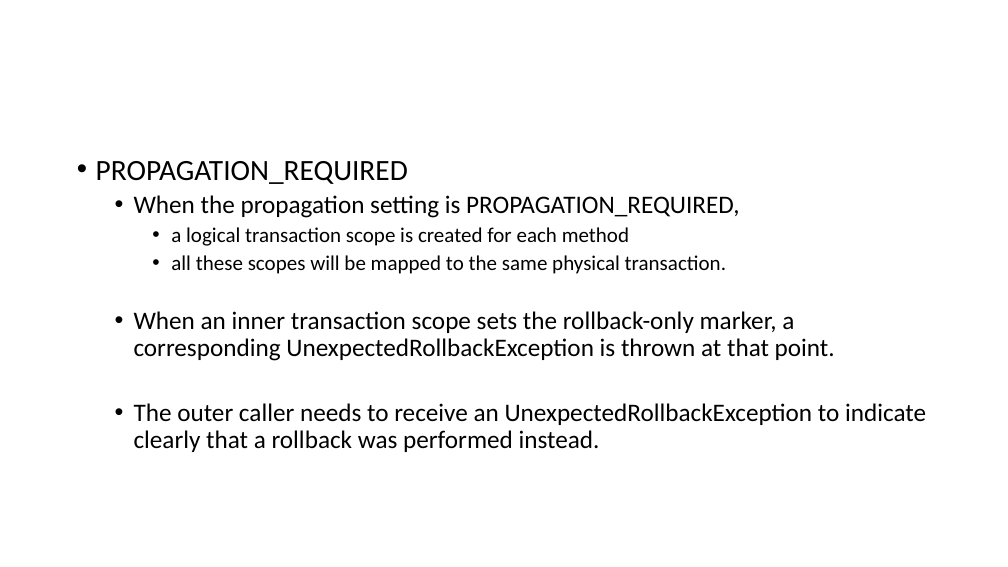
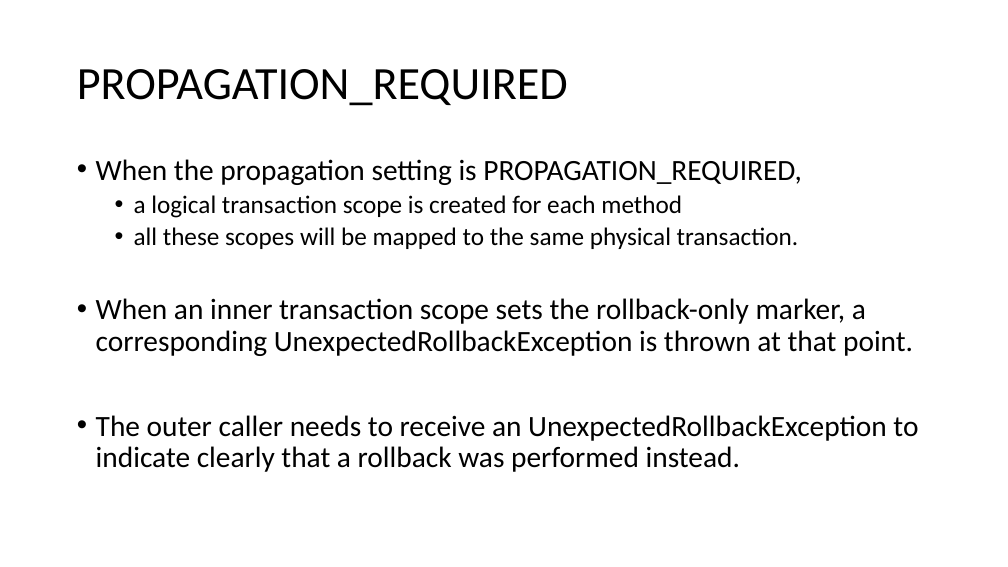
Before and after one commit to lawren43/mytest-repo, a slide deck: slide 19 of test-springmvc/doc/3.JPA+Spring.pptx. Drawn at 1008x567 pixels with LibreOffice and Linux fonts; fonts in the diff are those of the drawing. Boxes give left, top, right and bottom in pixels: in the first picture for what was removed or moved away, otherwise in the second. Text is boxed around its words. In the diff, an @@ line names an element or a change of style, - is before the commit and + after.

```diff
--- a/test-springmvc/doc/3.JPA+Spring.pptx
+++ b/test-springmvc/doc/3.JPA+Spring.pptx
@@ title added at [77, 69, 568, 106], 44 pt, text #000000 @@
+PROPAGATION_REQUIRED
@@ text "When the propagation setting is ..." at [96, 159, 918, 472]: size 24 to 28 pt in "When the propagation setting is PROPAGATION_REQUIRED,", "When an inner transaction scope sets the ...", "The outer caller needs to receive an ..."; size 20 to 24 pt in "a logical transaction scope is created for ...", "all these scopes will be mapped to ..."; list level 2 to 1 in "When the propagation setting is ..."; list level 3 to 2 in "a logical transaction scope is ..."; list level 3 to 2 in "all these scopes will be ..."; list level 2 to 1 in "When an inner transaction scope ..."; list level 2 to 1 in "The outer caller needs to ..." @@
@@ text at [96, 161, 408, 184]: paragraph removed @@
-• PROPAGATION_REQUIRED
```
Also in this commit, not shown: 9 other slides changed, 1 slide added, 9 other files.
